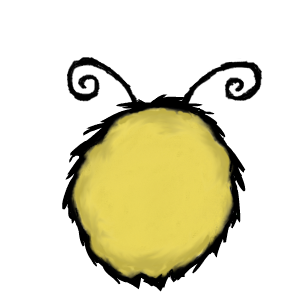
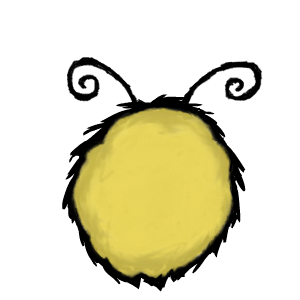
Layer changes from the first 300 x 300 image to the second:
painted on "Layer #1" over [71, 107, 234, 279]
